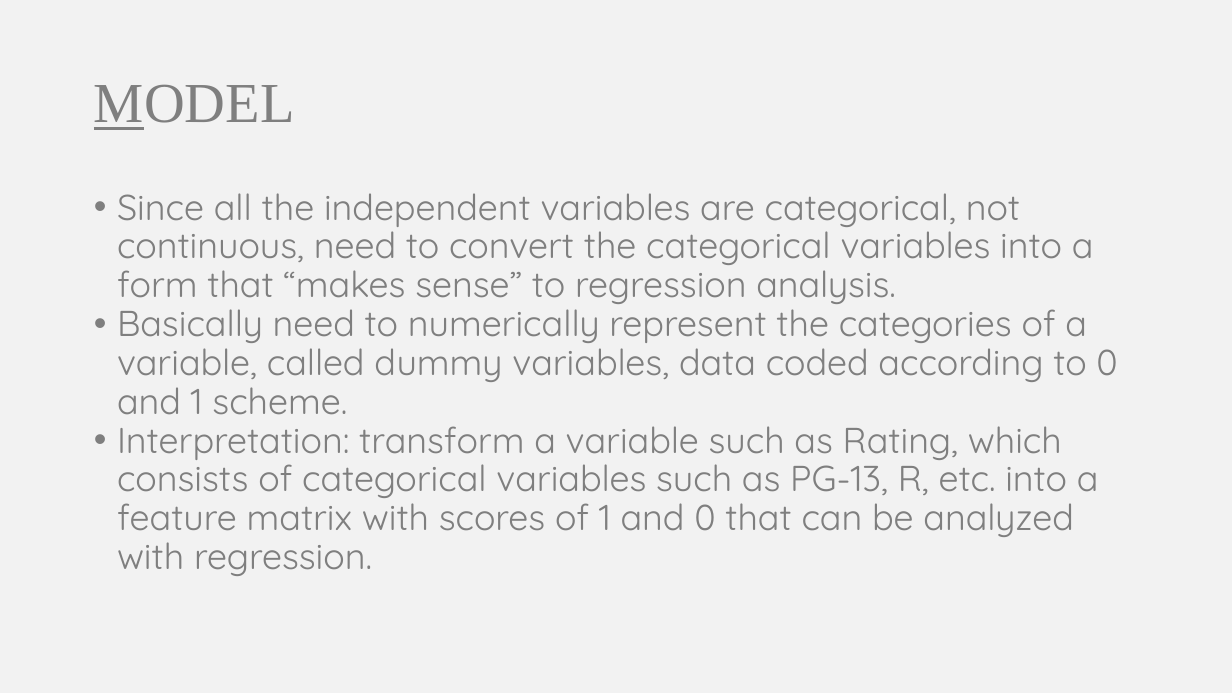
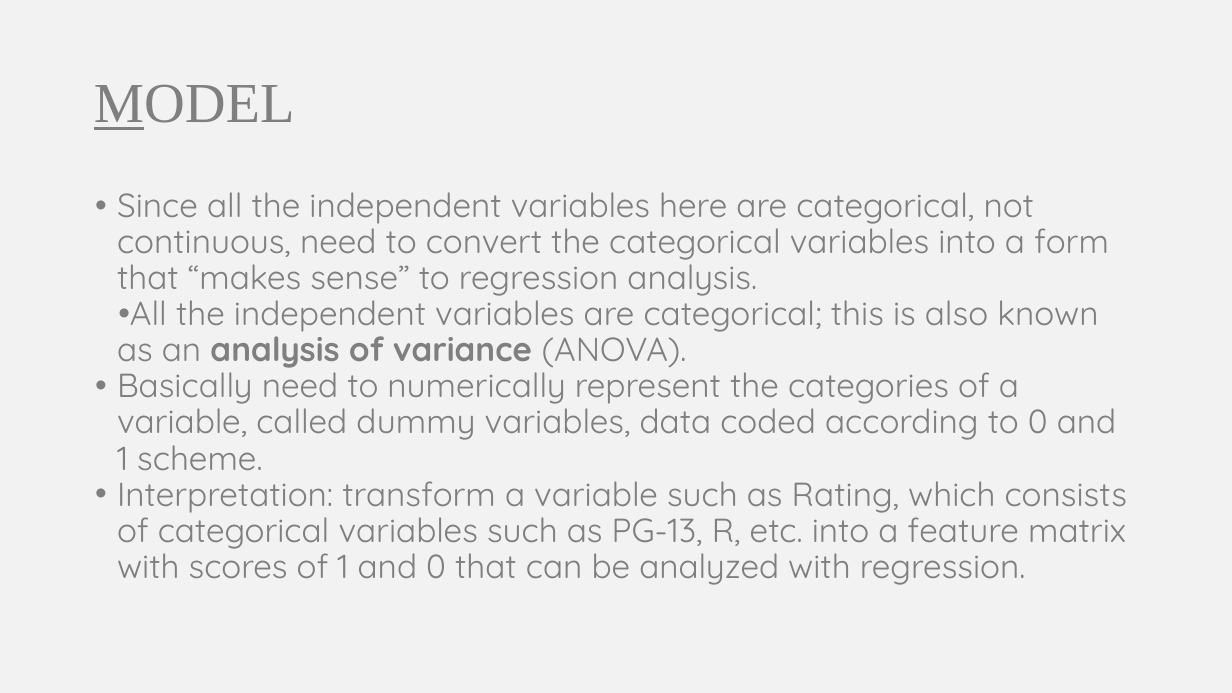
Before and after one commit to somyamohanty/Data_Dawgs, a slide deck: slide 8 of presentations/Presentation 2.pptx (slide 5 before the commit). Drawn at 1232x693 pixels with LibreOffice and Linux fonts; fonts in the diff are those of the drawing. Boxes give left, top, right and bottom in pixels: in the first picture for what was removed or moved away, otherwise in the second. Text is boxed around its words. In the diff, an @@ line names an element or a change of style, - is before the commit and + after.

Commit message:
Updated presentation 2

```diff
--- a/presentations/Presentation 2.pptx
+++ b/presentations/Presentation 2.pptx
@@ text at bbox=[117, 192, 1109, 368]: text changed; size 28 to 26 pt @@
-• Since all the independent variables are categorical, not continuous, need to convert the categorical variables into a form that “makes sense” to regression analysis.
+• Since all the independent variables here are categorical, not continuous, need to convert the categorical variables into a form that “makes sense” to regression analysis.
+• All the independent variables are categorical; this is also known as an analysis of variance (ANOVA).
@@ text at bbox=[117, 364, 1127, 585]: size 28 to 26 pt in "Basically need to numerically represent the categories ...", "Interpretation: transform a variable such as Rating, ..."; indent changed @@
```
Also in this commit, not shown: 3 slides added, 1 slide removed.
